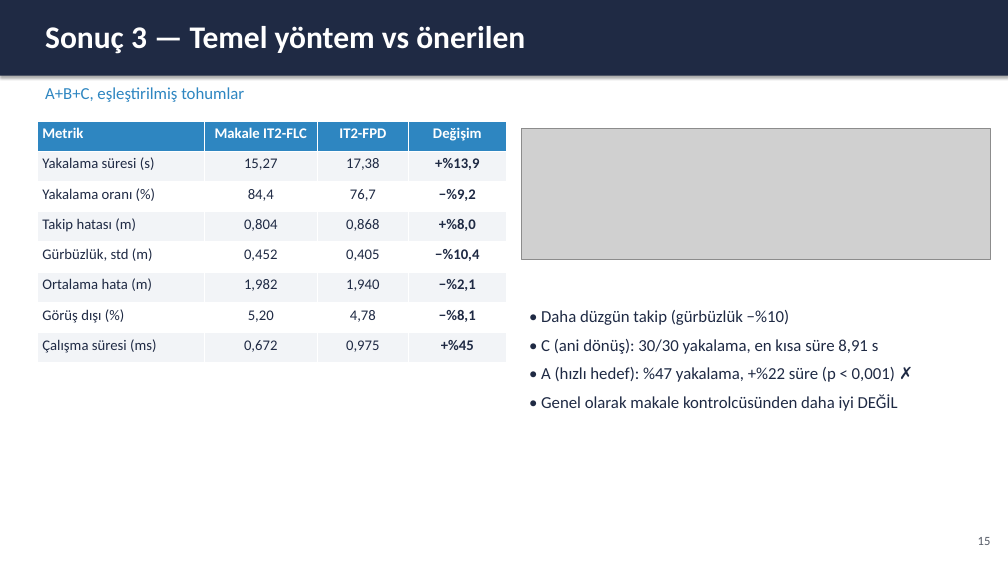
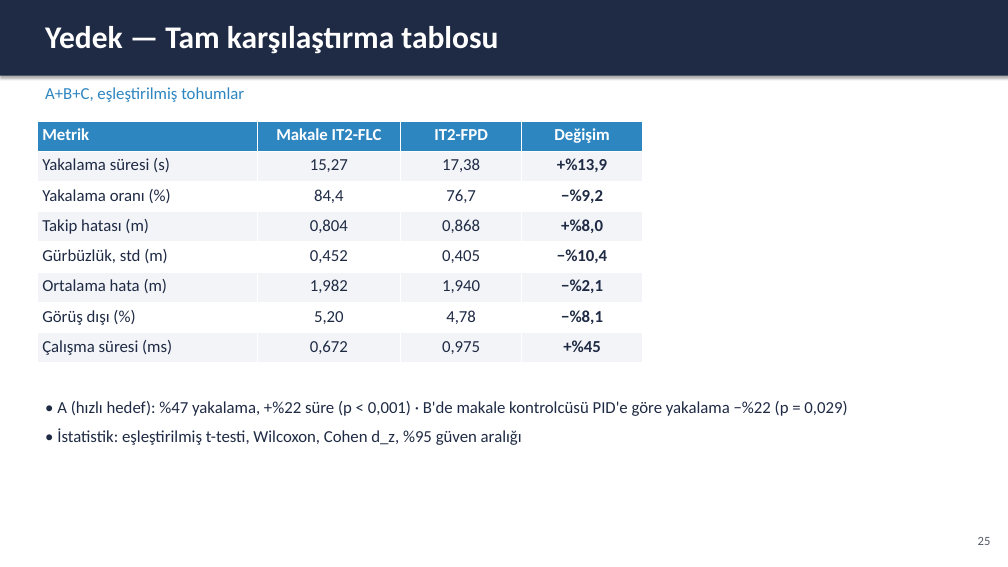
Before and after one commit to Lucryle/bulanikmantik, a slide deck: slide 25 of presentation/sunum.pptx (slide 15 before the commit). Drawn at 1008x567 pixels with LibreOffice and Linux fonts; fonts in the diff are those of the drawing; grey boxes stand for pictures. Boxes give left, top, right and bottom in pixels: in the first picture for what was removed or moved away, otherwise in the second. Text is boxed around its words. In the diff, an @@ line names an element or a change of style, - is before the commit and + after.

```diff
--- a/presentation/sunum.pptx
+++ b/presentation/sunum.pptx
@@ text at bbox=[45, 26, 498, 54]: text changed @@
-Sonuç 3 — Temel yöntem vs önerilen
+Yedek — Tam karşılaştırma tablosu
@@ table at bbox=[38, 121, 643, 363] @@
@@ size 14 to 16 pt @@
@@ table: place and size @@
-table at bbox=[38, 121, 507, 363]
+table at bbox=[38, 121, 643, 363]
@@ picture removed at bbox=[522, 129, 991, 260] @@
@@ text removed at bbox=[541, 310, 898, 411] @@
-• Daha düzgün takip (gürbüzlük −%10)
-• C (ani dönüş): 30/30 yakalama, en kısa süre 8,91 s
-• A (hızlı hedef): %47 yakalama, +%22 süre (p < 0,001) ✗
-• Genel olarak makale kontrolcüsünden daha iyi DEĞİL
@@ text added at bbox=[57, 401, 847, 445], 16 pt, text #1F2A44 @@
+• A (hızlı hedef): %47 yakalama, +%22 süre (p < 0,001) · B'de makale kontrolcüsü PID'e göre yakalama −%22 (p = 0,029)
+• İstatistik: eşleştirilmiş t-testi, Wilcoxon, Cohen d_z, %95 güven aralığı
@@ text at bbox=[978, 537, 991, 545]: text changed @@
-15
+25
```
Also in this commit, not shown: 7 other slides changed, 17 slides added, 14 slides removed, 1 other file.
